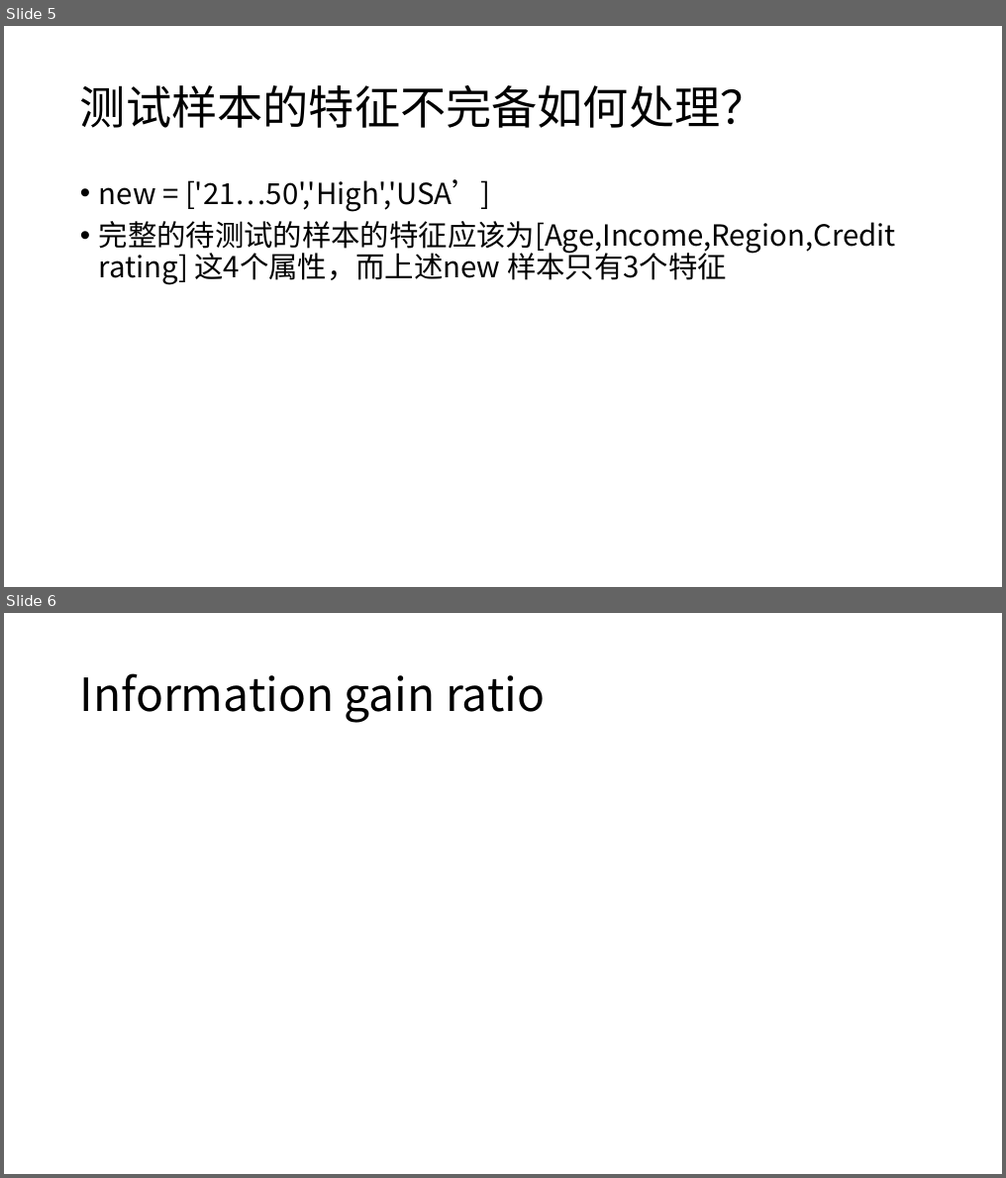
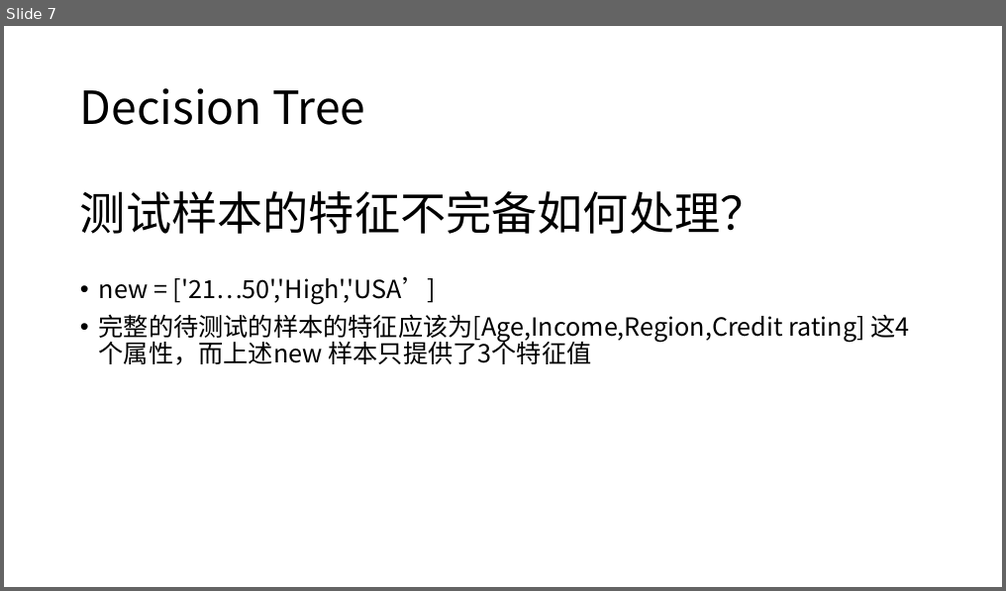
Before and after one commit to JackLuSun/InfoTheory, a slide deck: GroupHomework/Record.pptx. Shown one above the other, each under a label of ours: slides 5 and 6 before the commit, slide 7 after it. The pictures are 1006x1178 and 1006x591 pixels, drawn with LibreOffice and Linux fonts; fonts in the diff are those of the drawing; grey boxes stand for pictures. Boxes give left, top, right and bottom in pixels: in the first picture for what was removed or moved away, otherwise in the second. Text is boxed around its words. In the diff, an @@ line names an element or a change of style, - is before the commit and + after.

```diff
--- a/GroupHomework/Record.pptx
+++ b/GroupHomework/Record.pptx
@@ slide 6 removed at (4, 613, 1002, 1174), background #FFFFFF @@
@@ title removed at (80, 673, 545, 723) @@
-Information gain ratio
@@ what was slide 5 is now slide 7 @@
@@ slide 7 changed as well @@
@@ text added at (80, 88, 365, 125), 44 pt, text #000000 @@
+Decision Tree
@@ title "测试样本的特征不完备如何处理？": place and size @@
-title "测试样本的特征不完备如何处理？" at (80, 85, 766, 128)
+title "测试样本的特征不完备如何处理？" at (80, 191, 766, 234)
@@ text "new = ['21…50','High','USA’]": place and size @@
-text "new = ['21…50','High','USA’]" at (99, 179, 896, 285)
+text "new = ['21…50','High','USA’]" at (99, 276, 909, 366)
@@ text at (99, 276, 436, 305): size 28 to 24 pt in "new = ['21…50','High','USA’]" @@
@@ text at (99, 314, 909, 366): text changed; size 28 to 24 pt @@
-• 完整的待测试的样本的特征应该为[Age,Income,Region,Credit rating] 这4个属性，而上述new 样本只有3个特征
+• 完整的待测试的样本的特征应该为[Age,Income,Region,Credit rating] 这4个属性，而上述new 样本只提供了3个特征值
```
Also in this commit, not shown: 3 other slides changed, 4 slides added, 1 other slide removed, 7 other files.
